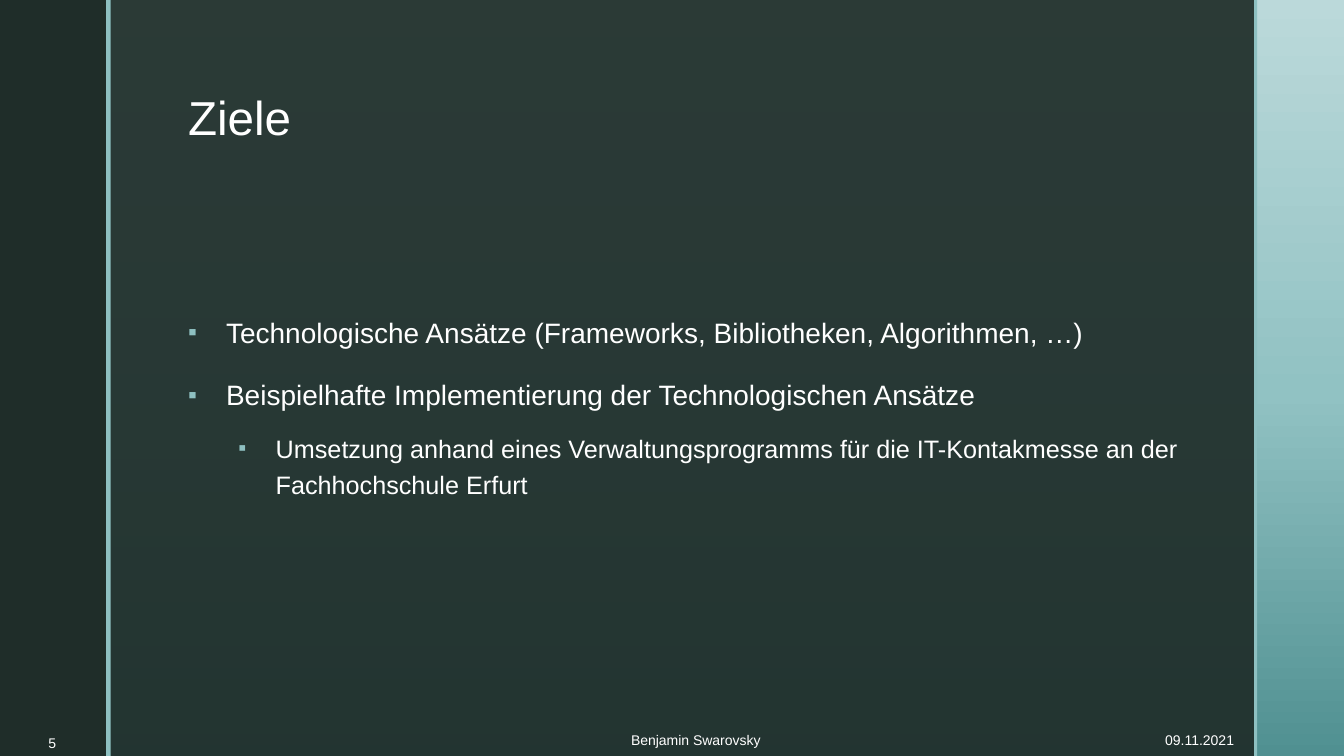
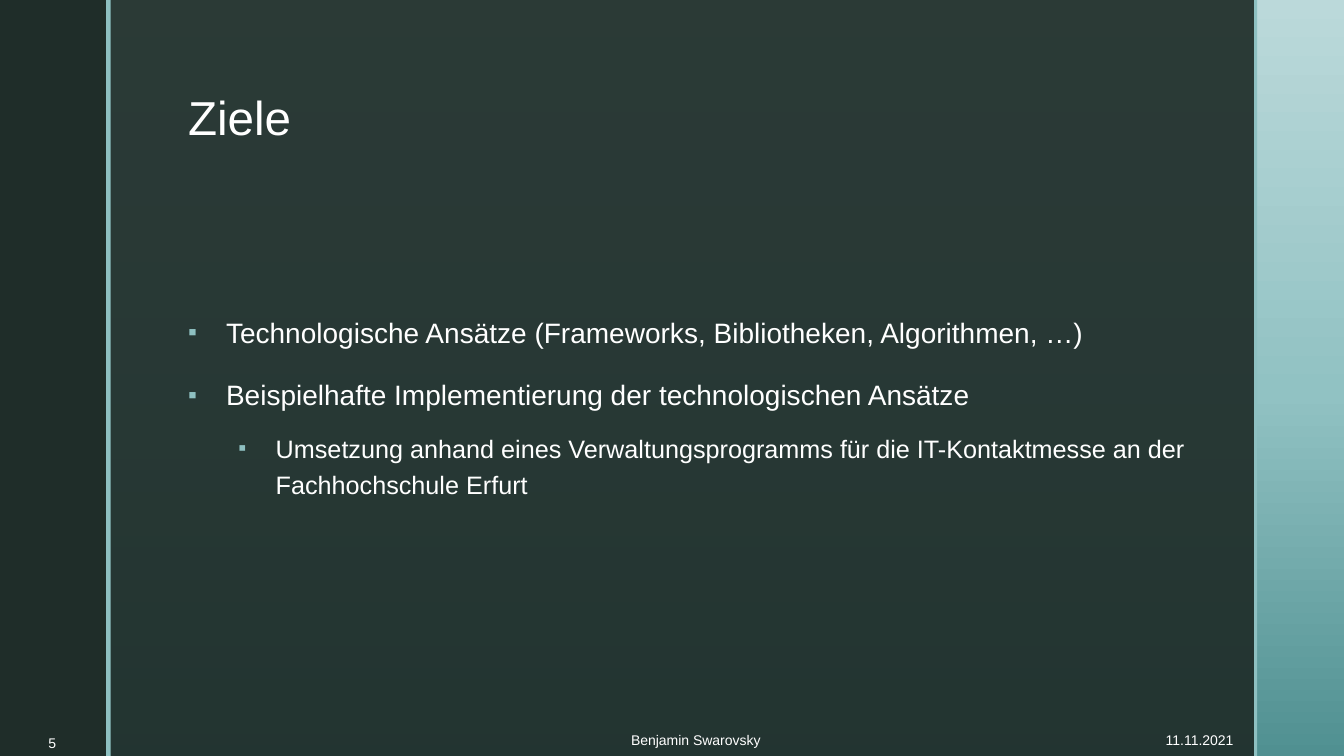
Before and after one commit to BenjaminS01/Abschluss, a slide deck: slide 5 of Vortrag.pptx. Drawn at 1344x756 pixels with LibreOffice and Linux fonts; fonts in the diff are those of the drawing; background and template pictures are left out. Boxes give left, top, right and bottom in pixels: in the first picture for what was removed or moved away, otherwise in the second. Text is boxed around its words. In the diff, an @@ line names an element or a change of style, - is before the commit and + after.

```diff
--- a/Vortrag.pptx
+++ b/Vortrag.pptx
@@ text at [226, 384, 1184, 495]: text changed @@
-▪ Beispielhafte Implementierung der Technologischen Ansätze
-  ▪ Umsetzung anhand eines Verwaltungsprogramms für die IT-Kontakmesse an der Fachhochschule Erfurt
+▪ Beispielhafte Implementierung der technologischen Ansätze
+  ▪ Umsetzung anhand eines Verwaltungsprogramms für die IT-Kontaktmesse an der Fachhochschule Erfurt
@@ text at [1166, 735, 1234, 745]: text changed @@
-09.11.2021
+11.11.2021
```
Also in this commit, not shown: 24 other slides changed.
